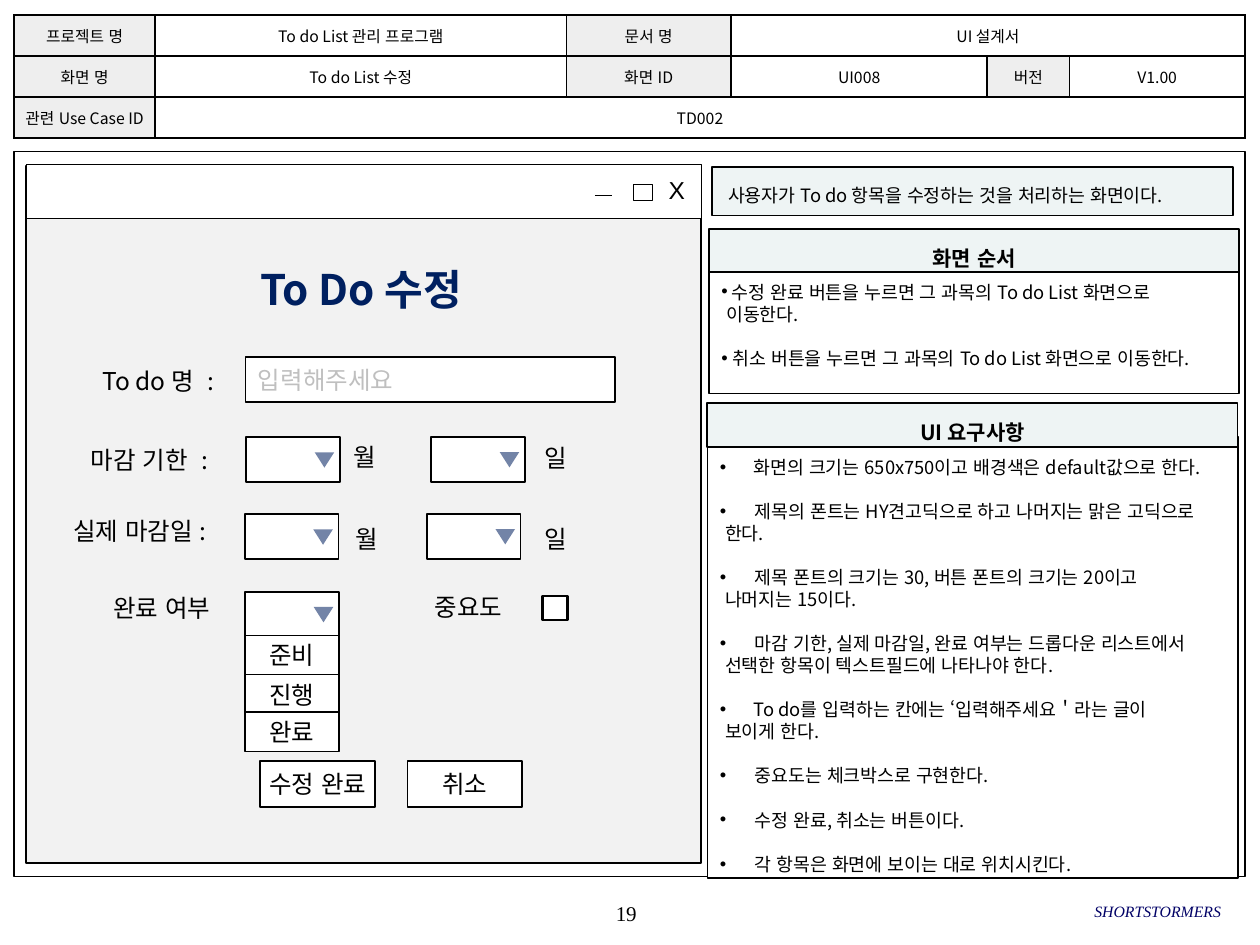
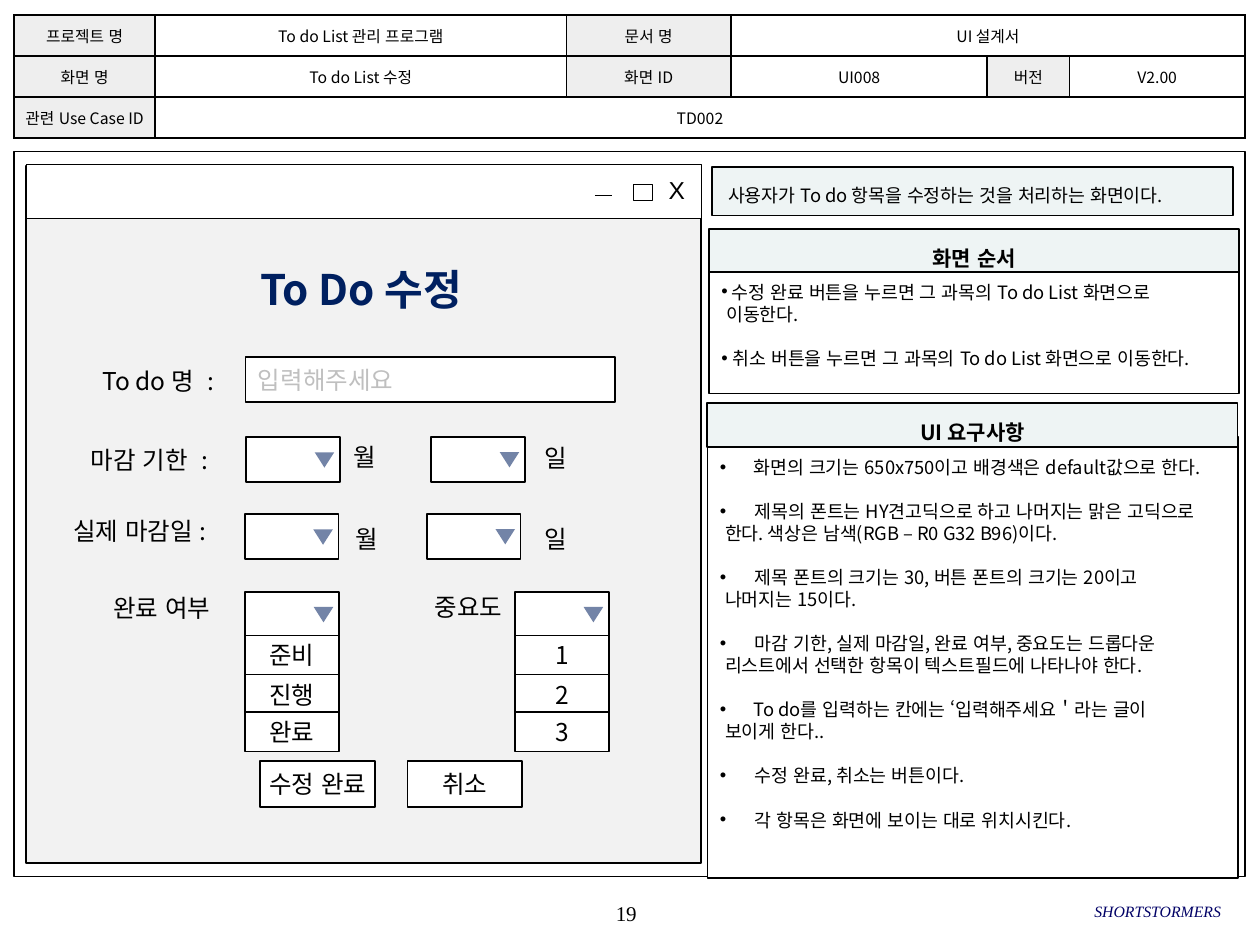
Before and after one commit to SMU-SE-Admin/18-1_7_SHORTSTORMERS_Doc, a slide deck: slide 19 of 03 설계/UI 설계서_7_SHORTSTORMERS.pptx. Drawn at 1260x945 pixels with LibreOffice and Linux fonts; fonts in the diff are those of the drawing; background and template pictures are left out. Boxes give left, top, right and bottom in pixels: in the first picture for what was removed or moved away, otherwise in the second. Text is boxed around its words. In the diff, an @@ line names an element or a change of style, - is before the commit and + after.

```diff
--- a/03 설계/UI 설계서_7_SHORTSTORMERS.pptx
+++ b/03 설계/UI 설계서_7_SHORTSTORMERS.pptx
@@ table at (14,15,1244,590) @@
-row 2, column 6: V1.00
+row 2, column 6: V2.00
@@ text in rectangle at (725,524,1057,544): text changed @@
-한다.
+한다. 색상은 남색(RGB – R0 G32 B96)이다.
@@ rectangle: place and size @@
-rectangle at (542,596,567,620)
+rectangle at (515,592,609,638)
@@ rectangle at (515,592,609,638): outline #000000 1.5 pt to #000000 1 pt @@
@@ text in rectangle at (725,634,1155,674): text changed @@
-• 마감 기한, 실제 마감일, 완료 여부는 드롭다운 리스트에서
-선택한 항목이 텍스트필드에 나타나야 한다.
+• 마감 기한, 실제 마감일, 완료 여부, 중요도는 드롭다운
+리스트에서 선택한 항목이 텍스트필드에 나타나야 한다.
@@ group added at (515,607,609,751): 3 rectangles, 1 triangle @@
+1
+2
+3
@@ text in rectangle at (725,722,824,740): text changed @@
-보이게 한다.
-• 중요도는 체크박스로 구현한다.
+보이게 한다..
```
Also in this commit, not shown: 26 other slides changed.
